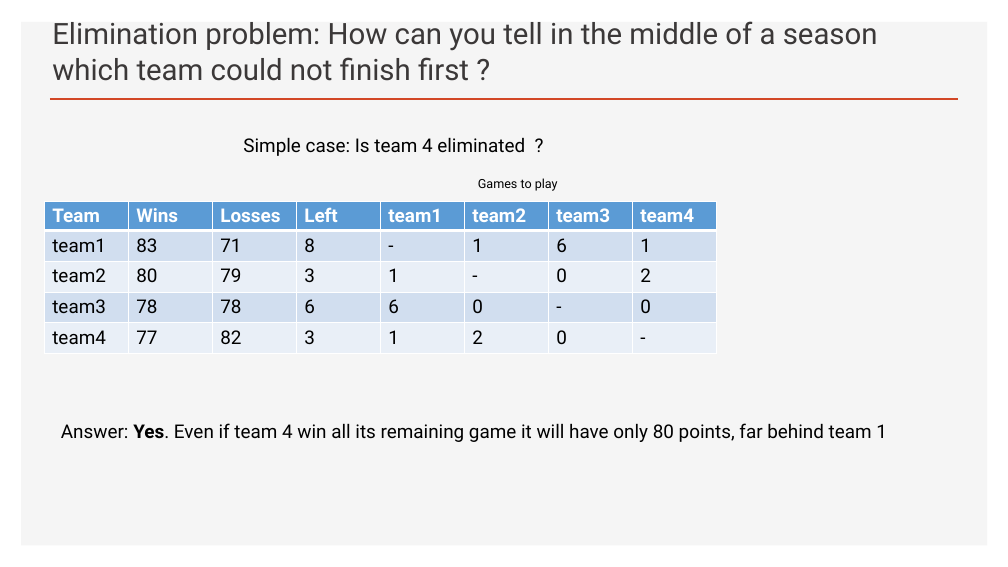
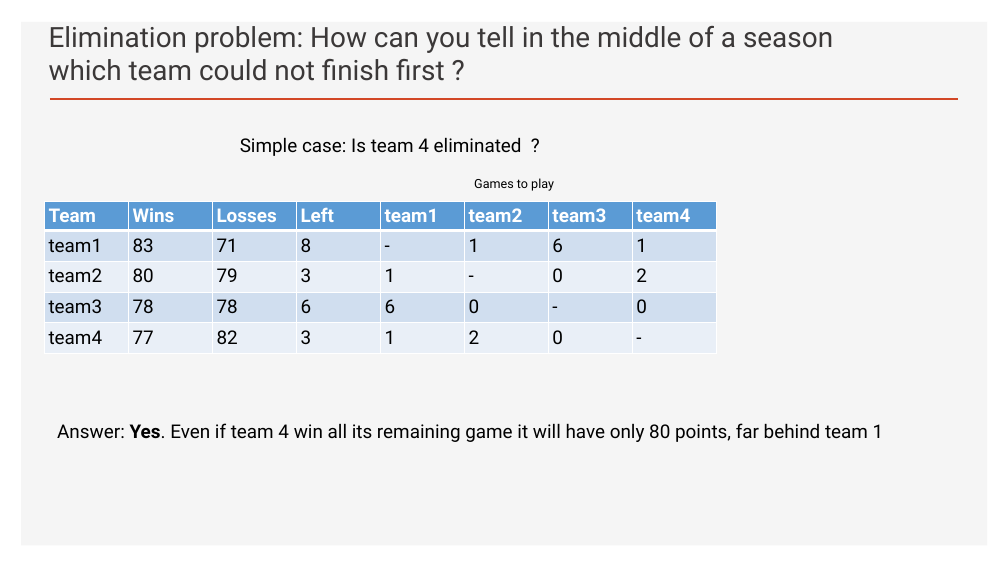
Before and after one commit to Pomona-College-CS181-SP2020/NBAelimination, a slide deck: slide 2 of Basketball-Elimination_problem.pptx. Drawn at 1008x567 pixels with LibreOffice and Linux fonts; fonts in the diff are those of the drawing. Boxes give left, top, right and bottom in pixels: in the first picture for what was removed or moved away, otherwise in the second. Text is boxed around its words. In the diff, an @@ line names an element or a change of style, - is before the commit and + after.

```diff
--- a/Basketball-Elimination_problem.pptx
+++ b/Basketball-Elimination_problem.pptx
@@ title "Elimination problem: How can you ..." at bbox=[49, 26, 833, 81]: size 28 to 26.6 pt @@
@@ text "Games to play": place and size @@
-text "Games to play" at bbox=[478, 178, 558, 191]
+text "Games to play" at bbox=[474, 178, 554, 191]
@@ table at bbox=[45, 201, 716, 349] @@
@@ fill #D2DEEF to #D0DEEF in 16 cells @@
@@ fill #EAEFF7 to #E9EFF7 in 16 cells @@
@@ text "Answer: Yes. Even if team ...": place and size @@
-text "Answer: Yes. Even if team ..." at bbox=[61, 423, 887, 442]
+text "Answer: Yes. Even if team ..." at bbox=[57, 423, 884, 442]
```
Also in this commit, not shown: 11 other slides changed.
